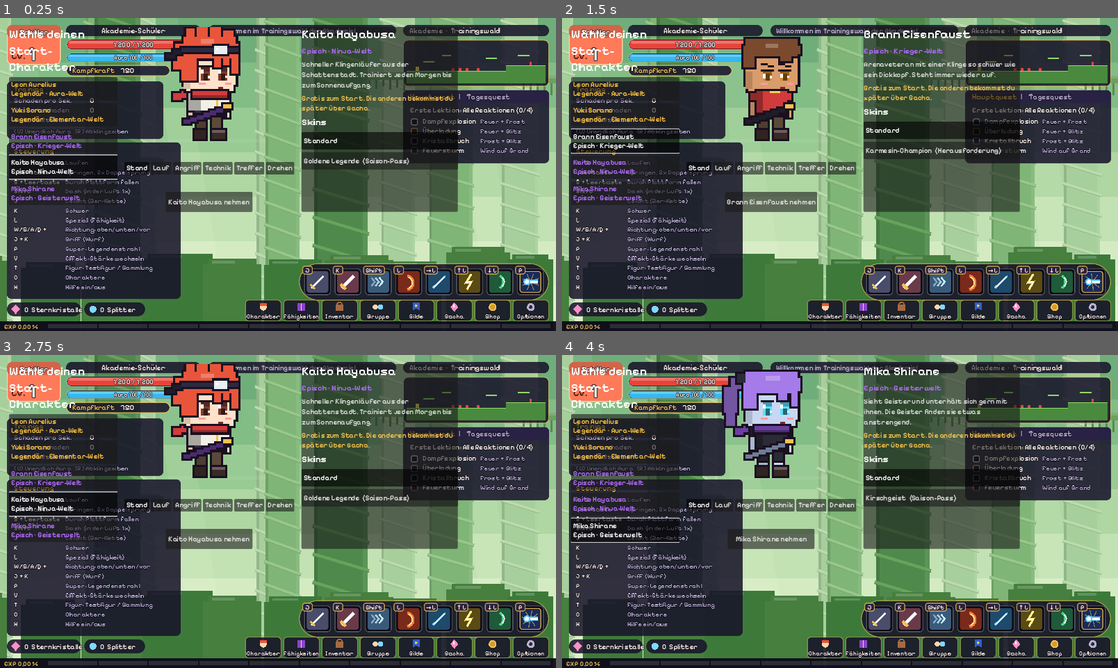
Above: before the commit, frames 1-4 (two rows, left to right).
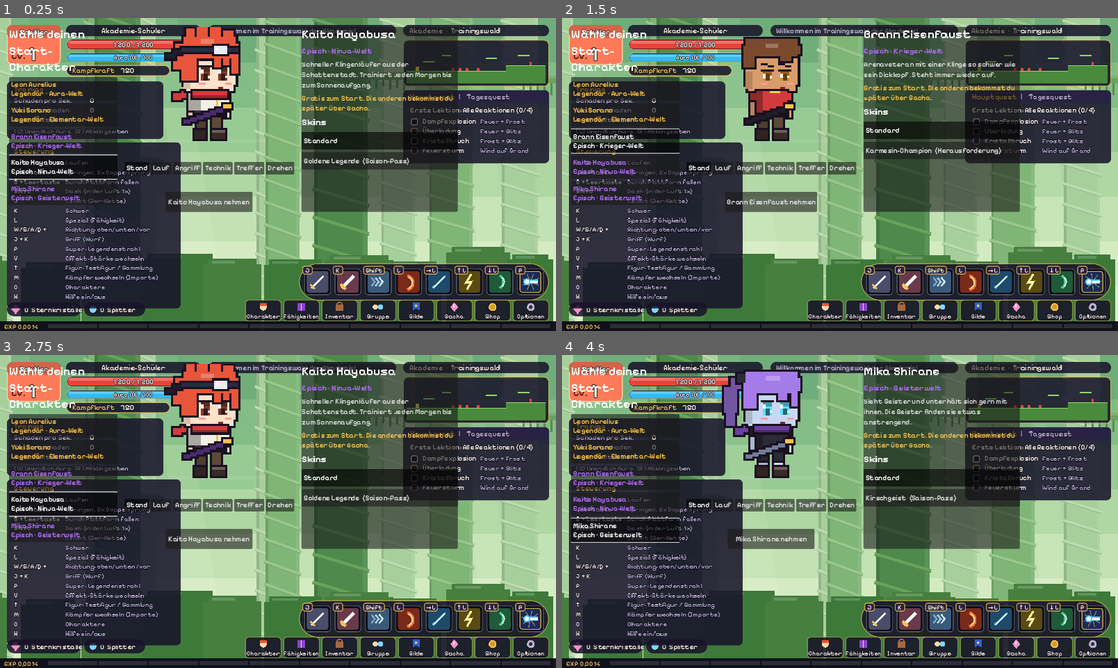
Above: after the commit, the same moments.

Repository: Zancrow321/Chibi-Legends
Game: Godot game, scene res://scenes/main.tscn
Same seed, same stepped clock (60 frames per second), same inputs: the game is played once before the commit and once after it.
Inputs (mouse positions are in pixels of both pictures, inside the frame that each line leads up to):
- Up to frame 1 (0.25 s): no input
- Up to frame 2 (1.5 s): click "Leon Aurelius Legendär · Aura…" at 0.5 s; click "Brann Eisenfaust Episch · Kri…" at 1.25 s
- Up to frame 3 (2.75 s): click "Kaito Hayabusa Episch · Ninja…" at 2 s
- Up to frame 4 (4 s): drag from (840, 511) to (895, 442) at 2.77 s; click "Mika Shirane Episch · Geister…" at 3.5 s

The runs differ from the first frame. In frame 1, 0.8% of the frame differs, in the area x 1-33%, y 82-93%; in frame 2, 0.8%; in frame 3, 0.8%; in frame 4, 0.8%.

Commit message:
M.U.G.E.N-Importer als Godot-Editor-Plugin
- addons/mugen_importer: liest .def, .sff v1/v2 (PCX, RLE8, RLE5, LZ5, PNG),
  .air (Clsn1/Clsn2, Bildzeiten), .cns (HitDefs) und .cmd (Befehle) und
  schreibt Bilderstreifen + Moveset-JSON, auf 56 px skaliert
- Befehle werden grob auf Leicht/Schwer/Griff/Spezial + Richtung gelegt,
  Bericht listet Schätzwerte und was von Hand nachgebaut werden muss
- Import nur nach Bestätigung, dass die Figur eigen oder lizenziert ist
- Spiel: FighterSprite zeigt importierte Streifen, Taste M wechselt den
  Kämpfer, importierte Spezials ersetzen die Fähigkeits-Plätze
- Eigene Testfigur "Probe" (Generator in tools/mugen_testfigur)

Co-Authored-By: Claude Opus 5.5 <noreply@anthropic.com>
Claude-Session: https://claude.ai/code/session_012CKTc7ADv8KLcVxi4JWHss

Diff:
--- /dev/null
+++ b/assets/combat/movesets/probe.json
@@ -0,0 +1,465 @@
+{
+	"_doc": "Importiert aus M.U.G.E.N (probe.def). Werte sind Vorschläge: Schaden, Rückstoß und Reihenfolge der Tasten bitte im Spiel prüfen.",
+	"name": "Probe",
+	"weight": "mittel",
+	"source": {
+		"format": "mugen",
+		"def": "probe.def",
+		"author": "Chibi Legends Team",
+		"rights_confirmed": true,
+		"imported": "2026-11-04"
+	},
+	"sprite": {
+		"cell": [
+			43,
+			66
+		],
+		"foot": [
+			15,
+			61
+		],
+		"body": [
+			1,
+			-27,
+			17,
+			53
+		],
+		"states": {
+			"idle": "a0",
+			"run": "a20",
+			"jump": "a41",
+			"fall": "a44"
+		},
+		"strips": {
+			"a0": {
+				"file": "res://assets/characters/imported/probe/a0.png",
+				"frames": 4,
+				"ticks": [
+					8,
+					8,
+					8,
+					8
+				],
+				"loop": 0
+			},
+			"a20": {
+				"file": "res://assets/characters/imported/probe/a20.png",
+				"frames": 4,
+				"ticks": [
+					6,
+					6,
+					6,
+					6
+				],
+				"loop": 0
+			},
+			"a41": {
+				"file": "res://assets/characters/imported/probe/a41.png",
+				"frames": 1,
+				"ticks": [
+					4
+				],
+				"loop": 0
+			},
+			"a44": {
+				"file": "res://assets/characters/imported/probe/a44.png",
+				"frames": 1,
+				"ticks": [
+					4
+				],
+				"loop": 0
+			},
+			"a200": {
+				"file": "res://assets/characters/imported/probe/a200.png",
+				"frames": 4,
+				"ticks": [
+					3,
+					3,
+					4,
+					8
+				],
+				"loop": 0
+			},
+			"a210": {
+				"file": "res://assets/characters/imported/probe/a210.png",
+				"frames": 5,
+				"ticks": [
+					5,
+					6,
+					6,
+					4,
+					12
+				],
+				"loop": 0
+			},
+			"a220": {
+				"file": "res://assets/characters/imported/probe/a220.png",
+				"frames": 4,
+				"ticks": [
+					6,
+					6,
+					4,
+					14
+				],
+				"loop": 0
+			},
+			"a230": {
+				"file": "res://assets/characters/imported/probe/a230.png",
+				"frames": 3,
+				"ticks": [
+					4,
+					5,
+					10
+				],
+				"loop": 0
+			},
+			"a600": {
+				"file": "res://assets/characters/imported/probe/a600.png",
+				"frames": 3,
+				"ticks": [
+					4,
+					6,
+					10
+				],
+				"loop": 0
+			},
+			"a1000": {
+				"file": "res://assets/characters/imported/probe/a1000.png",
+				"frames": 5,
+				"ticks": [
+					6,
+					3,
+					6,
+					4,
+					14
+				],
+				"loop": 0
+			}
+		}
+	},
+	"moves": {
+		"leicht": {
+			"name": "Leichter Schlag",
+			"button": "light",
+			"dir": "neutral",
+			"startup": 6,
+			"active": 4,
+			"recovery": 8,
+			"damage": 6,
+			"hitbox": [
+				15,
+				-32,
+				15,
+				9
+			],
+			"knockback": 68,
+			"draw": "hit",
+			"strip": "a200",
+			"source_state": 200,
+			"pose": {
+				"startup": [
+					0,
+					0,
+					0,
+					1,
+					1,
+					1
+				],
+				"active": [
+					2,
+					2,
+					2,
+					2
+				],
+				"recovery": [
+					3,
+					3,
+					3,
+					3,
+					3,
+					3,
+					3,
+					3
+				]
+			},
+			"chain": "schwer"
+		},
+		"schwer": {
+			"name": "Schwerer Schlag",
+			"button": "heavy",
+			"dir": "neutral",
+			"startup": 11,
+			"active": 10,
+			"recovery": 12,
+			"damage": 15,
+			"hitbox": [
+				19,
+				-32,
+				18,
+				11
+			],
+			"knockback": 136,
+			"draw": "hit",
+			"strip": "a210",
+			"source_state": 210,
+			"pose": {
+				"startup": [
+					0,
+					0,
+					0,
+					0,
+					0,
+					1,
+					1,
+					1,
+					1,
+					1,
+					1
+				],
+				"active": [
+					2,
+					2,
+					2,
+					2,
+					2,
+					2,
+					3,
+					3,
+					3,
+					3
+				],
+				"recovery": [
+					4,
+					4,
+					4,
+					4,
+					4,
+					4,
+					4,
+					4,
+					4,
+					4,
+					4,
+					4
+				]
+			},
+			"profile": "heavy"
+		},
+		"schwer_vor": {
+			"name": "Hoher Tritt",
+			"button": "heavy",
+			"dir": "forward",
+			"startup": 6,
+			"active": 10,
+			"recovery": 14,
+			"damage": 14,
+			"hitbox": [
+				16,
+				-41,
+				16,
+				16
+			],
+			"knockback": 102,
+			"draw": "hit",
+			"strip": "a220",
+			"source_state": 220,
+			"pose": {
+				"startup": [
+					0,
+					0,
+					0,
+					0,
+					0,
+					0
+				],
+				"active": [
+					1,
+					1,
+					1,
+					1,
+					1,
+					1,
+					2,
+					2,
+					2,
+					2
+				],
+				"recovery": [
+					3,
+					3,
+					3,
+					3,
+					3,
+					3,
+					3,
+					3,
+					3,
+					3,
+					3,
+					3,
+					3,
+					3
+				]
+			},
+			"launch": 81,
+			"profile": "heavy"
+		},
+		"leicht_unten": {
+			"name": "Feger",
+			"button": "light",
+			"dir": "down",
+			"startup": 4,
+			"active": 5,
+			"recovery": 10,
+			"damage": 10,
+			"hitbox": [
+				17,
+				-4,
+				18,
+				8
+			],
+			"knockback": 51,
+			"draw": "hit",
+			"strip": "a230",
+			"source_state": 230,
+			"pose": {
+				"startup": [
+					0,
+					0,
+					0,
+					0
+				],
+				"active": [
+					1,
+					1,
+					1,
+					1,
+					1
+				],
+				"recovery": [
+					2,
+					2,
+					2,
+					2,
+					2,
+					2,
+					2,
+					2,
+					2,
+					2
+				]
+			},
+			"launch": 136
+		},
+		"leicht_luft": {
+			"name": "Lufttritt",
+			"button": "light",
+			"dir": "air",
+			"startup": 4,
+			"active": 6,
+			"recovery": 10,
+			"damage": 11,
+			"hitbox": [
+				10,
+				-15,
+				14,
+				16
+			],
+			"knockback": 51,
+			"draw": "hit",
+			"strip": "a600",
+			"source_state": 600,
+			"pose": {
+				"startup": [
+					0,
+					0,
+					0,
+					0
+				],
+				"active": [
+					1,
+					1,
+					1,
+					1,
+					1,
+					1
+				],
+				"recovery": [
+					2,
+					2,
+					2,
+					2,
+					2,
+					2,
+					2,
+					2,
+					2,
+					2
+				]
+			},
+			"launch": -163
+		},
+		"spezial_vor": {
+			"name": "Funkenstoss",
+			"button": "special",
+			"dir": "forward",
+			"startup": 9,
+			"active": 10,
+			"recovery": 14,
+			"damage": 23,
+			"hitbox": [
+				7,
+				-42,
+				19,
+				40
+			],
+			"knockback": 51,
+			"draw": "hit",
+			"strip": "a1000",
+			"source_state": 1000,
+			"pose": {
+				"startup": [
+					0,
+					0,
+					0,
+					0,
+					0,
+					0,
+					1,
+					1,
+					1
+				],
+				"active": [
+					2,
+					2,
+					2,
+					2,
+					2,
+					2,
+					3,
+					3,
+					3,
+					3
+				],
+				"recovery": [
+					4,
+					4,
+					4,
+					4,
+					4,
+					4,
+					4,
+					4,
+					4,
+					4,
+					4,
+					4,
+					4,
+					4
+				]
+			},
+			"launch": 244,
+			"profile": "heavy"
+		}
+	}
+}
--- a/assets/combat/movesets/testfigur2.json
+++ b/assets/combat/movesets/testfigur2.json
@@ -1,5 +1,6 @@
 {
 	"_doc": "Angriffe der Testfigur 2. Zeiten in Bildern bei 60 fps (Anlauf, aktiv, Erholung). hitbox = [x, y, Breite, Hoe …(237 unchanged characters)…
+	"name": "Testfigur 2",
 	"weight": "mittel",
 	"moves": {
 		"leicht_1": {"name": "Schnitt", "button": "light", "dir": "neutral", "startup": 7, "active": 3, "recovery": 13,
--- a/project.godot
+++ b/project.godot
@@ -39,3 +39,7 @@
 textures/canvas_textures/default_texture_filter=0
 2d/snap/snap_2d_transforms_to_pixel=true
 environment/defaults/default_clear_color=Color(0.07, 0.11, 0.09, 1)
+
+[editor_plugins]
+
+enabled=PackedStringArray("res://addons/mugen_importer/plugin.cfg")
--- a/scripts/autoload/game_input.gd
+++ b/scripts/autoload/game_input.gd
@@ -14,6 +14,7 @@
 	"special": [KEY_L],
 	"super": [KEY_P],
 	"toggle_figure": [KEY_T],
+	"cycle_moveset": [KEY_M],
 	"cycle_fx": [KEY_V],
 	"toggle_infinite_aura": [KEY_U],
 	"reset_cooldowns": [KEY_R],
--- a/scripts/combat/moveset.gd
+++ b/scripts/combat/moveset.gd
@@ -8,6 +8,10 @@
 
 var moves: Dictionary = {}
 var weight := "mittel"
+var display_name := ""
+## Optional own drawings (imported characters, see addons/mugen_importer):
+## {cell, foot, states: {idle: strip, ...}, strips: {name: {file, frames, ticks, loop}}}
+var sprite_data: Dictionary = {}
 
 
 static func load_file(path: String) -> MoveSet:
@@ -21,6 +25,8 @@
 		push_error("MoveSet: %s ist kein gültiges JSON" % path)
 		return ms
 	ms.weight = data.get("weight", "mittel")
+	ms.display_name = data.get("name", path.get_file().get_basename())
+	ms.sprite_data = data.get("sprite", {})
 	for id in data.get("moves", {}):
 		var m: Dictionary = data.moves[id]
 		m["id"] = id
@@ -41,6 +47,28 @@
 	return {}
 
 
+## Every moveset file in the folder (built-in and imported), sorted, with
+## testfigur2 first.
+static func list_files(dir: String = "res://assets/combat/movesets") -> PackedStringArray:
+	var out := PackedStringArray()
+	for f in DirAccess.get_files_at(dir):
+		if f.ends_with(".json"):
+			out.append(dir.path_join(f))
+	out.sort()
+	var main := dir.path_join("testfigur2.json")
+	if out.has(main):
+		out.remove_at(out.find(main))
+		out.insert(0, main)
+	return out
+
+
+func has_special(dir: String) -> bool:
+	for id in moves:
+		if moves[id].button == "special" and moves[id].dir == dir:
+			return true
+	return false
+
+
 func get_move(id: String) -> Dictionary:
 	return moves.get(id, {})
 
--- a/scripts/entities/fighter_sprite.gd
+++ b/scripts/entities/fighter_sprite.gd
@@ -1,22 +1,28 @@
 class_name FighterSprite
 extends Node2D
-## Shows a fighter from sprite strips in 96 x 96 cells (foot point x 44, y 88,
-## facing right). Test figure 2 only has an idle and a sword strip, so the
-## other states reuse those drawings with squash, lean and bob in code
+## Shows a fighter from sprite strips (one row of equal cells, foot point at
+## FOOT, facing right). Test figure 2 only has an idle and a sword strip, so
+## the other states reuse those drawings with squash, lean and bob in code
 ## (the style guide asks for few drawings and timing in code anyway).
+## Imported characters (addons/mugen_importer) bring their own strips per
+## state and per move, with frame times in ticks: see use_sprite_data().
 ## The owner flips it via scale.x.
 
 const CELL := 96
 const FOOT := Vector2(44, 88)
-
-var strips := {
+const DEFAULT_STRIPS := {
 	"idle": {"tex": preload("res://assets/characters/jus_test/testfigur2_idle.png"), "frames": 5, "fps": 7.0},
 	"slash": {"tex": preload("res://assets/characters/jus_test/testfigur2_slash.png"), "frames": 7, "fps": 12.0},
 }
 
+var strips: Dictionary = DEFAULT_STRIPS.duplicate()
+## our state -> strip name, only for imported characters
+var state_strips: Dictionary = {}
+
 var state := "idle"  # idle, run, jump, fall, dash, attack, cast
 var anim_time := 0.0
-## While attacking: which frame of the sword strip to show (set by the owner).
+## While attacking: which strip and which frame of it to show (set by the owner).
+var attack_strip := "slash"
 var attack_frame := 0
 var flash := 0.0
 
@@ -32,6 +38,36 @@
 	_show("idle", 0)
 
 
+## Switches to the drawings of a moveset's "sprite" block; empty = test figure 2.
+func use_sprite_data(sp: Dictionary) -> void:
+	strips = DEFAULT_STRIPS.duplicate()
+	state_strips = {}
+	_sprite.offset = -FOOT
+	if sp.is_empty():
+		_sprite.texture = null
+		_show("idle", 0)
+		return
+	strips = {}
+	for name in sp.get("strips", {}):
+		var d: Dictionary = sp.strips[name]
+		var tex := load(String(d.file)) as Texture2D
+		if tex == null:
+			push_warning("FighterSprite: %s fehlt" % d.file)
+			continue
+		strips[name] = {"tex": tex, "frames": int(d.frames), "ticks": d.get("ticks", []), "loop": int(d.get("loop", 0))}
+	for st in sp.get("states", {}):
+		if strips.has(sp.states[st]):
+			state_strips[st] = sp.states[st]
+	if not state_strips.has("idle") and not strips.is_empty():
+		state_strips["idle"] = strips.keys()[0]
+	if state_strips.has("idle"):
+		strips["idle"] = strips[state_strips.idle]
+	var foot: Array = sp.get("foot", [FOOT.x, FOOT.y])
+	_sprite.offset = -Vector2(foot[0], foot[1])
+	_sprite.texture = null
+	_show("idle", 0)
+
+
 func set_state(new_state: String) -> void:
 	if new_state != state:
 		state = new_state
@@ -39,11 +75,43 @@
 
 
 func _show(strip: String, frame: int) -> void:
+	if not strips.has(strip):
+		strip = "idle"
 	var s: Dictionary = strips[strip]
 	if _sprite.texture != s.tex:
 		_sprite.texture = s.tex
 		_sprite.hframes = s.frames
 	_sprite.frame = clampi(frame, 0, s.frames - 1)
+
+
+## Frame of a looping strip at time t: by its ticks (60 per second) if it
+## has them, else by fps. Frames before "loop" play once.
+func _frame_at(strip: String, t: float) -> int:
+	var s: Dictionary = strips[strip]
+	var ticks: Array = s.get("ticks", [])
+	if ticks.is_empty():
+		return int(t * s.get("fps", 8.0)) % s.frames
+	var total := 0
+	for k in ticks.size():
+		total += maxi(1, int(ticks[k]))
+	var tick := int(t * 60.0)
+	if tick < total:
+		var acc := 0
+		for k in ticks.size():
+			acc += maxi(1, int(ticks[k]))
+			if tick < acc:
+				return k
+	var loop: int = clampi(s.get("loop", 0), 0, ticks.size() - 1)
+	var loop_len := 0
+	for k in range(loop, ticks.size()):
+		loop_len += maxi(1, int(ticks[k]))
+	var lt := (tick - total) % maxi(1, loop_len)
+	var acc2 := 0
+	for k in range(loop, ticks.size()):
+		acc2 += maxi(1, int(ticks[k]))
+		if lt < acc2:
+			return k
+	return loop
 
 
 func _process(delta: float) -> void:
@@ -52,6 +120,35 @@
 	var sc := Vector2.ONE
 	var rot := 0.0
 	var off := Vector2.ZERO
+	var own: String = state_strips.get(state, "")
+	if state == "attack":
+		_show(attack_strip, attack_frame)
+	elif own != "":
+		_show(own, _frame_at(own, anim_time))
+		if state == "dash":
+			rot = 0.12
+	elif not state_strips.is_empty():
+		# imported figure without a drawing for this state: idle pose + code
+		_show("idle", 0)
+		match state:
+			"run":
+				var step := absf(sin(anim_time * 14.0))
+				off.y = -step * 2.0
+				rot = 0.12
+			"jump":
+				sc = Vector2(0.9, 1.1)
+			"fall":
+				sc = Vector2(1.04, 0.97)
+			"dash":
+				rot = 0.22
+				sc = Vector2(1.15, 0.9)
+	else:
+		_default_state(delta, sc, rot, off)
+		return
+	_apply(sc, rot, off)
+
+
+func _default_state(_delta: float, sc: Vector2, rot: float, off: Vector2) -> void:
 	match state:
 		"idle":
 			_show("idle", int(anim_time * strips.idle.fps) % strips.idle.frames)
@@ -72,10 +169,12 @@
 			_show("slash", 3)
 			rot = 0.22
 			sc = Vector2(1.15, 0.9)
-		"attack":
-			_show("slash", attack_frame)
 		"cast":
 			_show("slash", 5 if anim_time < 0.12 else 6)
+	_apply(sc, rot, off)
+
+
+func _apply(sc: Vector2, rot: float, off: Vector2) -> void:
 	_sprite.position = off
 	_sprite.rotation = rot
 	_sprite.scale = sc
--- a/scripts/entities/player.gd
+++ b/scripts/entities/player.gd
@@ -26,8 +26,9 @@
 
 var world: Node  # TrainingRoom (spawns attacks, numbers, fx)
 var visual: ChibiVisual  # roster look (shown with T)
-var sprite: FighterSprite  # test figure 2 (default)
+var sprite: FighterSprite  # test figure 2 (default) or an imported fighter
 var moveset: MoveSet = MoveSet.load_file("res://assets/combat/movesets/testfigur2.json")
+var moveset_index := 0  # into MoveSet.list_files(), switched with M
 
 var facing := 1
 var jumps_used := 0
@@ -58,7 +59,7 @@
 ## Presses are buffered briefly, so a tap is never lost between physics
 ## ticks (low frame rates) and a jump pressed just before landing still counts.
 const BUFFER_TIME := 0.12
-const BUFFERED := ["jump", "dash", "light", "heavy", "special", "super", "cycle_look", "toggle_figure"]
+const BUFFERED := ["jump", "dash", "light", "heavy", "special", "super", "cycle_look", "toggle_figure", "cycle_moveset"]
 var _buffer: Dictionary = {}
 var _jump_held := false
 
@@ -157,7 +158,9 @@
 	if _take("toggle_figure"):
 		visual.visible = not visual.visible
 		sprite.visible = not visual.visible
-		world.toast("Figur: " + ("Sammlung" if visual.visible else "Testfigur 2"))
+		world.toast("Figur: " + ("Sammlung" if visual.visible else moveset.display_name))
+	if _take("cycle_moveset"):
+		cycle_moveset()
 
 	if infinite_aura:
 		aura = max_aura
@@ -278,9 +281,29 @@
 		_start(q, _queued_dir, on_floor)
 
 
+## Next fighter (moveset + drawings): test figure 2, then imported ones.
+func cycle_moveset() -> void:
+	var files := MoveSet.list_files()
+	if files.is_empty():
+		return
+	moveset_index = (moveset_index + 1) % files.size()
+	moveset = MoveSet.load_file(files[moveset_index])
+	sprite.use_sprite_data(moveset.sprite_data)
+	move = {}
+	visual.visible = false
+	sprite.visible = true
+	if world:
+		world.toast("Kämpfer: " + moveset.display_name)
+
+
 func _start(button: String, d: String, on_floor: bool) -> void:
 	if button == "special":
-		use_skill(SPECIAL_SLOT[d if on_floor else "air"])
+		# imported fighters bring their own specials; else the skill slots
+		var m := moveset.pick("special", d, not on_floor)
+		if not m.is_empty():
+			_start_move(m)
+		else:
+			use_skill(SPECIAL_SLOT[d if on_floor else "air"])
 	else:
 		_start_move(moveset.pick(button, d, not on_floor))
 
@@ -402,6 +425,7 @@
 	elif not move.is_empty():
 		st = "attack"
 		visual.attack_phase = int(move.get("phase", 0))
+		sprite.attack_strip = move.get("strip", "slash")
 		sprite.attack_frame = _attack_frame()
 	elif cast_timer > 0.0:
 		st = "cast"
--- a/scripts/ui/hud.gd
+++ b/scripts/ui/hud.gd
@@ -383,7 +383,7 @@
 
 
 func _draw_help() -> void:
-	var r := Rect2(16, 286, 400, 360)
+	var r := Rect2(16, 286, 400, 382)
 	_panel(r, PANEL, 10)
 	_text(Vector2(32, 312), "Steuerung", 17, TRIM)
 	var lines := [
@@ -391,7 +391,8 @@
 		["Shift", "Dash (in der Luft 1x)"], ["J", "Leicht (3er-Kette)"], ["K", "Schwer"],
 		["L", "Spezial (Fähigkeit)"], ["W/S/A/D +", "Richtung: oben/unten/vor"],
 		["J + K", "Griff (Wurf)"], ["P", "Super: Legendenstrahl"], ["V", "Effekt-Stärke wechseln"],
-		["T", "Figur: Testfigur / Sammlung"], ["C", "Charaktere"], ["H", "Hilfe ein/aus"],
+		["T", "Figur: Testfigur / Sammlung"], ["M", "Kämpfer wechseln (Importe)"], ["C", "Charaktere"],
+		["H", "Hilfe ein/aus"],
 	]
 	var y := 338.0
 	for l in lines:
Not shown, added: addons/mugen_importer/cli.gd
Not shown, added: addons/mugen_importer/converter.gd
Not shown, added: addons/mugen_importer/dock.gd
Not shown, added: addons/mugen_importer/mugen/air.gd
Not shown, added: addons/mugen_importer/mugen/sff.gd
Not shown, added: addons/mugen_importer/mugen/states.gd
Not shown, added: addons/mugen_importer/mugen/text.gd
Not shown, added: addons/mugen_importer/plugin.cfg
Not shown, added: addons/mugen_importer/plugin.gd
Binary file added: assets/characters/imported/probe/a0.png
Binary file added: assets/characters/imported/probe/a1000.png
Binary file added: assets/characters/imported/probe/a20.png
(and 20 more such lines)
